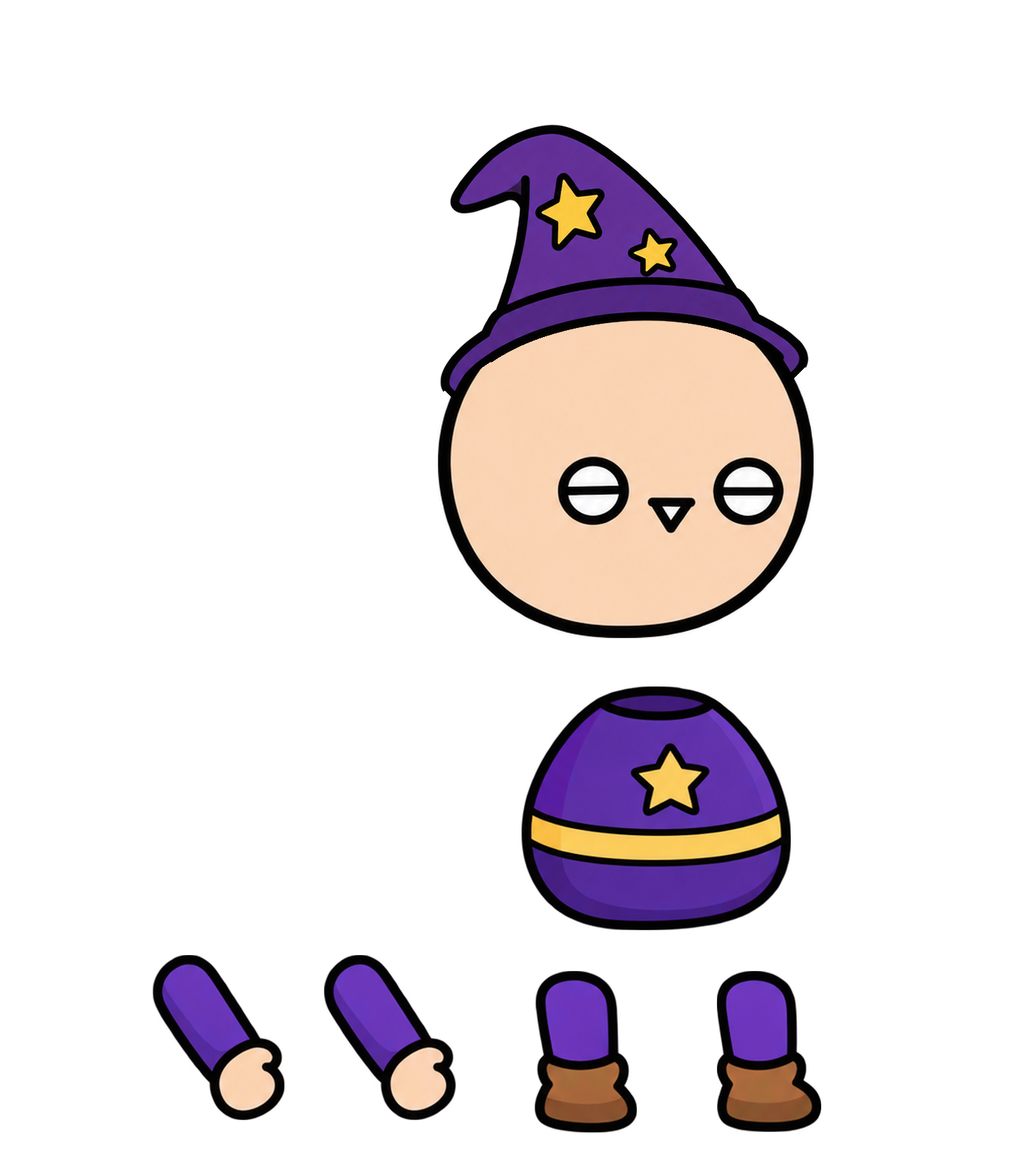
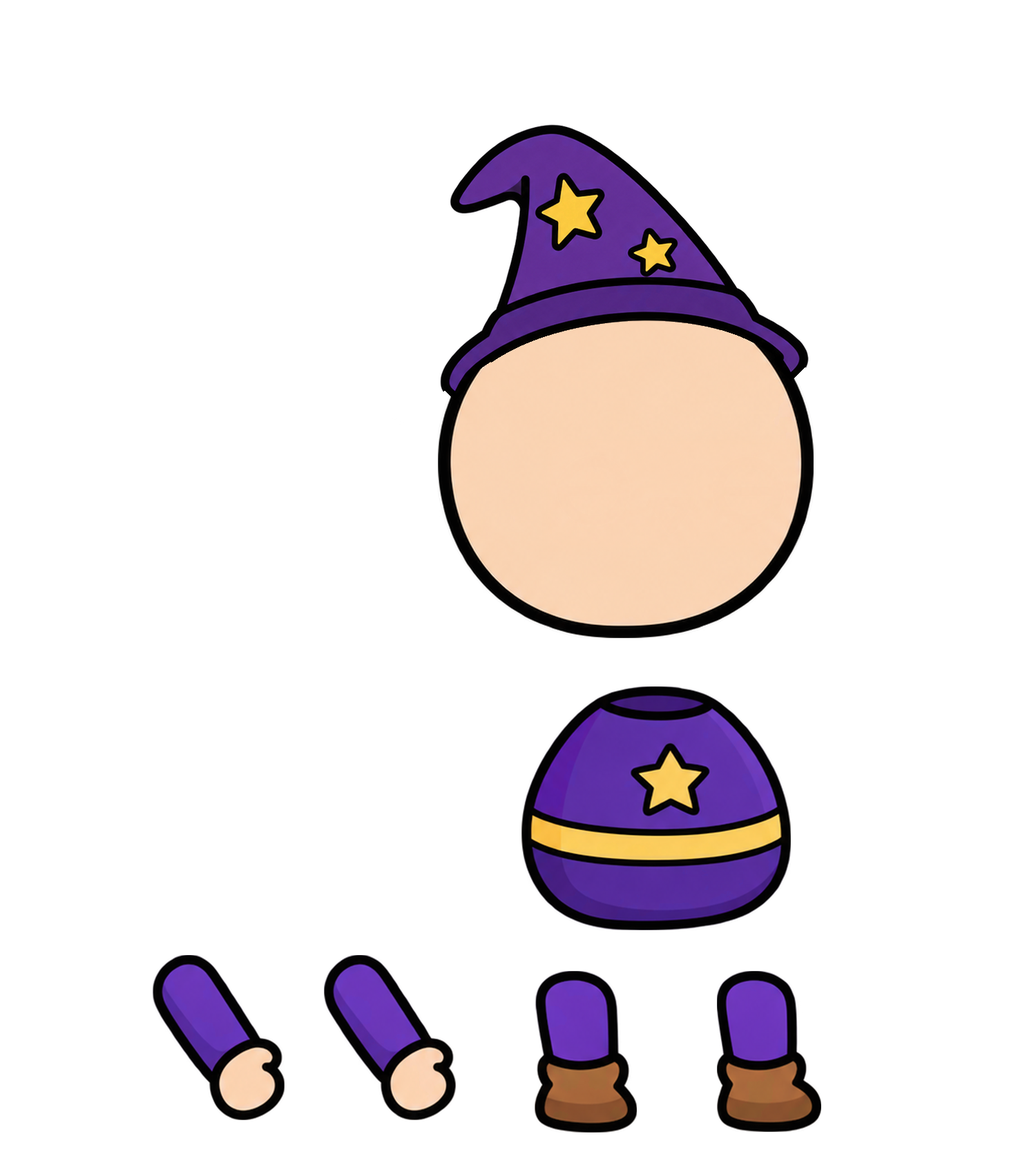
Two versions of the same layered image (1036×1174). Layer-by-layer changes:
painted on "머리" over [549, 442, 801, 553]
